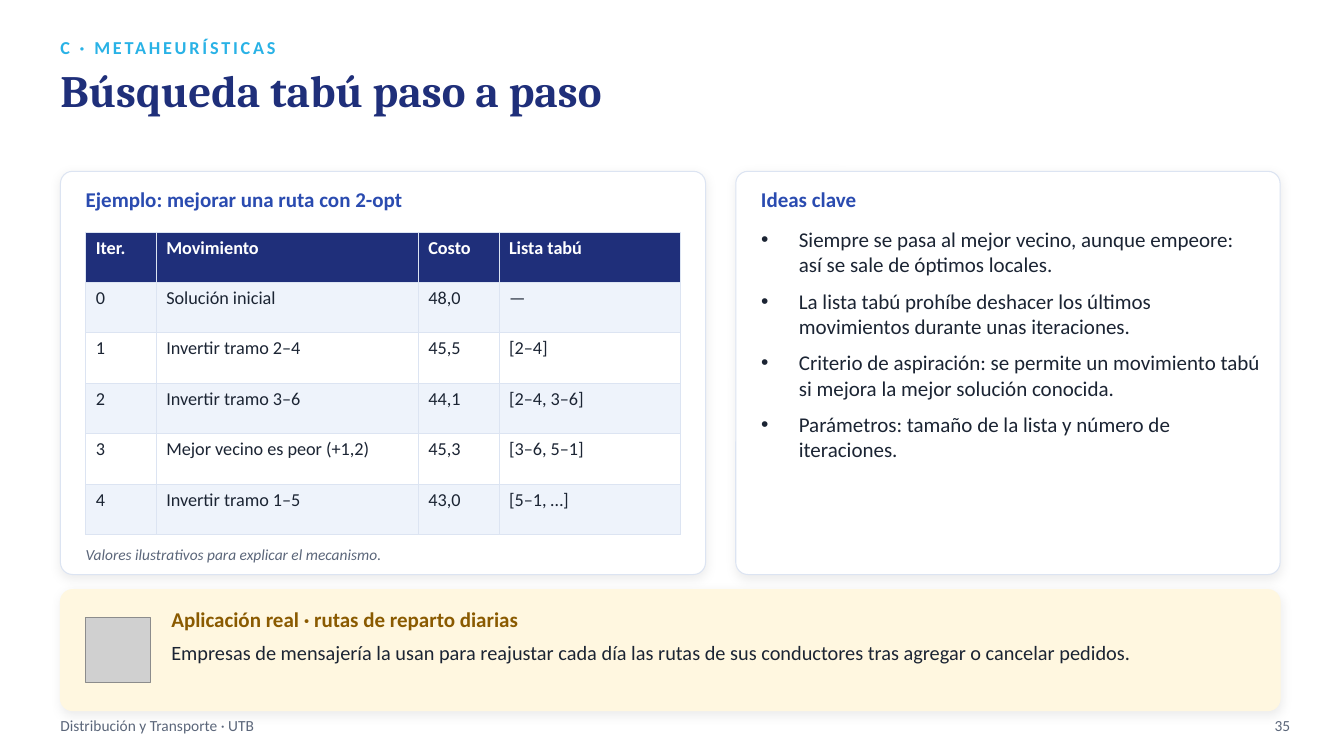
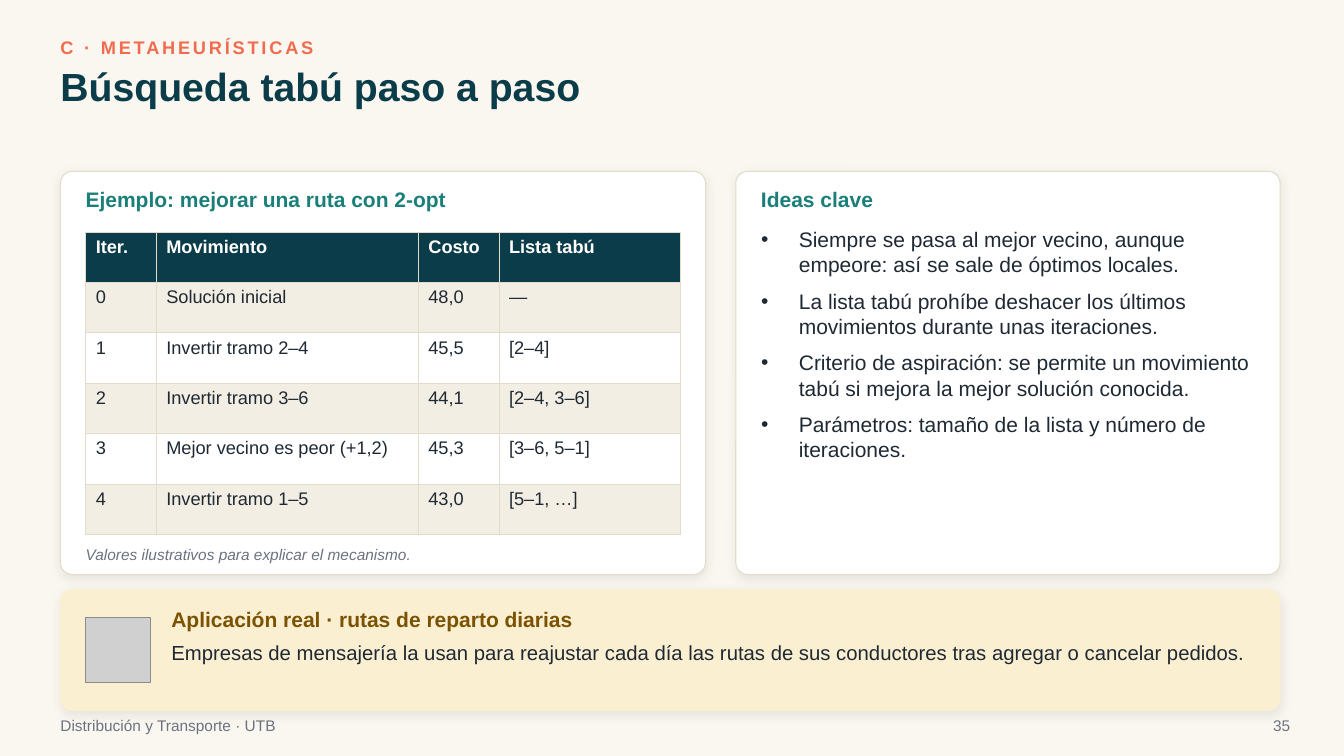
Before and after one commit to sebastianslg/grafosapp, a slide deck: slide 35 of Exposicion_Ruteo_de_Vehiculos.pptx. Drawn at 1344x756 pixels with LibreOffice and Linux fonts; fonts in the diff are those of the drawing; grey boxes stand for pictures. Boxes give left, top, right and bottom in pixels: in the first picture for what was removed or moved away, otherwise in the second. Text is boxed around its words. In the diff, an @@ line names an element or a change of style, - is before the commit and + after.

```diff
--- a/Exposicion_Ruteo_de_Vehiculos.pptx
+++ b/Exposicion_Ruteo_de_Vehiculos.pptx
@@ background #FFFFFF to #FAF7F0 @@
@@ text "C · METAHEURÍSTICAS" at [60,41,73,54]: font Calibri to Arial, text colour #29B2E6 to #F26B4F @@
@@ text "Búsqueda tabú paso a paso" at [60,72,580,109]: size 32 to 28 pt, font Cambria to Arial, text colour #1F2F7A to #0B3C49 @@
@@ rounded rectangle at [60,171,706,575]: outline #DCE4F2 0.75 pt to #E4DCCB 0.75 pt @@
@@ rounded rectangle at [736,171,1280,575]: outline #DCE4F2 0.75 pt to #E4DCCB 0.75 pt @@
@@ text "Ejemplo: mejorar una ruta con ..." at [86,191,445,211]: font Calibri to Arial, text colour #2A4BB0 to #1B7F79 @@
@@ text "Ideas clave" at [761,191,873,208]: font Calibri to Arial, text colour #2A4BB0 to #1B7F79 @@
@@ table at [86,232,681,513] @@
@@ fill #1F2F7A to #0B3C49 in row 1 @@
@@ fill #EEF3FB to #F3EEE3 in 12 cells @@
@@ font Calibri to Arial @@
@@ text colour #1B2433 to #1F2933 in "0", "Solución inicial", "48,0", "—" and 16 more places @@
@@ borders changed @@
@@ text "Siempre se pasa al mejor ..." at [799,231,1249,458]: font Calibri to Arial, text colour #1B2433 to #1F2933 @@
@@ font Calibri to Arial, text colour #5B667A to #6B7280 in 3 elements at [1273,720,1290,731], [60,719,276,734], [86,549,411,563] @@
@@ rounded rectangle at [60,590,1280,711]: fill #FFF7E0 to #FBEFD2; outline #FFF7E0 0.75 pt to #FBEFD2 0.75 pt @@
@@ text "Aplicación real · rutas de ..." at [171,611,573,632]: font Calibri to Arial, text colour #8A5A00 to #7A5200 @@
@@ text "Empresas de mensajería la usan ..." at [171,645,1244,665]: font Calibri to Arial, text colour #1B2433 to #1F2933 @@
```
Also in this commit, not shown: 57 other slides changed, 1 other file.
